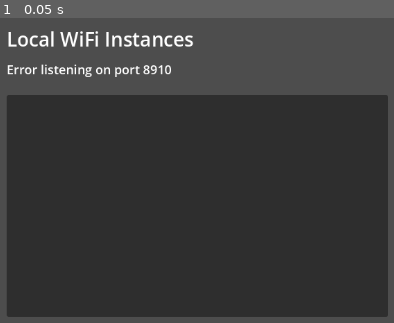
Above: before the commit, frame 1.
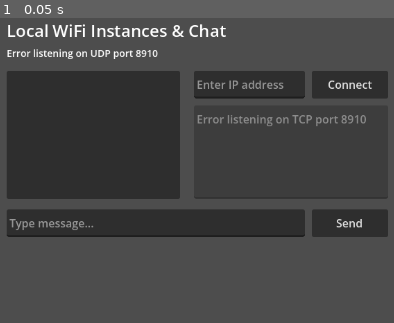
Above: after the commit, the same moment.

Repository: russjohnson09/godot-chess
Game: Godot game, scene res://wifi_scanner.tscn
Two runs of this game, one before a commit and one after it. Both use one fixed random seed, a clock stepped at 60 frames per second and the inputs below. This scene is started directly instead of the project's main scene.
Inputs:
- Up to frame 1 (0.05 s): no input

The runs differ from the first frame. In frame 1, 42% of the frame differs, in the area x 1-99%, y 1-99%.

Commit message:
send receive messages

Diff:
--- a/godot-chess/godot-chess/wifi_scanner.gd
+++ b/godot-chess/godot-chess/wifi_scanner.gd
@@ -2,23 +2,36 @@
 
 @onready var status_label: Label = $StatusLabel
 @onready var peers_list: ItemList = $PeersList
+@onready var ip_input: LineEdit = $IpInput
+@onready var connect_btn: Button = $ConnectButton
+@onready var msg_input: LineEdit = $MessageInput
+@onready var send_btn: Button = $SendButton
+@onready var chat_log: TextEdit = $ChatLog
 
 var udp_server := UDPServer.new()
 var udp_peer := PacketPeerUDP.new()
 var broadcast_timer := Timer.new()
 var active_peers := {} # ip -> timestamp
 
+var tcp_server := TCPServer.new()
+var connected_clients := [] # StreamPeerTCP
+var client_connection := StreamPeerTCP.new()
+var is_client_connected := false
+
 const PORT = 8910
 const BROADCAST_INTERVAL = 2.0
 
 func _ready() -> void:
-	# Listen for peer broadcasts
 	if udp_server.listen(PORT) != OK:
-		status_label.text = "Error listening on port %d" % PORT
+		status_label.text = "Error listening on UDP port %d" % PORT
 	else:
 		status_label.text = "Scanning local WiFi..."
 
-	# Setup periodic broadcasting
+	if tcp_server.listen(PORT) != OK:
+		log_message("Error listening on TCP port %d" % PORT)
+	else:
+		log_message("TCP Server listening on port %d" % PORT)
+
 	broadcast_timer.wait_time = BROADCAST_INTERVAL
 	broadcast_timer.autostart = true
 	broadcast_timer.timeout.connect(_on_broadcast_timeout)
@@ -27,16 +40,20 @@
 	udp_peer.set_broadcast_enabled(true)
 	udp_peer.set_dest_address("255.255.255.255", PORT)
 
+	connect_btn.pressed.connect(_on_connect_pressed)
+	send_btn.pressed.connect(_on_send_pressed)
+	peers_list.item_selected.connect(_on_peer_selected)
+
 func _process(delta: float) -> void:
-	# Poll server for incoming packets
+	# UDP Discovery handling
 	udp_server.poll()
 	while udp_server.is_connection_available():
 		var conn := udp_server.take_connection()
 		var pkt := conn.get_packet()
 		var ip := conn.get_packet_ip()
-		active_peers[ip] = Time.get_ticks_msec()
+		if not _is_local_ip(ip):
+			active_peers[ip] = Time.get_ticks_msec()
 
-	# Cleanup stale peers (> 6 seconds old)
 	var current_time = Time.get_ticks_msec()
 	var stale_ips = []
 	for ip in active_peers:
@@ -45,11 +62,92 @@
 	for ip in stale_ips:
 		active_peers.erase(ip)
 
-	# Update UI list
 	peers_list.clear()
 	for ip in active_peers:
-		peers_list.add_item("Godot Instance at: " + ip)
+		peers_list.add_item(ip)
+
+	# TCP Incoming connections handling
+	if tcp_server.is_connection_available():
+		var new_client = tcp_server.take_connection()
+		connected_clients.append(new_client)
+		log_message("Accepted connection from: " + new_client.get_connected_host())
+
+	# Poll existing incoming TCP clients
+	for i in range(connected_clients.size() - 1, -1, -1):
+		var client = connected_clients[i]
+		client.poll()
+		var status = client.get_status()
+		if status == StreamPeerTCP.STATUS_CONNECTED:
+			var avail = client.get_available_bytes()
+			if avail > 0:
+				var data = client.get_data(avail)
+				if data[0] == OK:
+					var msg = data[1].get_string_from_utf8()
+					log_message("[" + client.get_connected_host() + "]: " + msg)
+		elif status != StreamPeerTCP.STATUS_CONNECTING:
+			connected_clients.remove_at(i)
+
+	# Poll outgoing TCP client connection
+	if is_client_connected:
+		client_connection.poll()
+		var c_status = client_connection.get_status()
+		if c_status == StreamPeerTCP.STATUS_CONNECTED:
+			var avail = client_connection.get_available_bytes()
+			if avail > 0:
+				var data = client_connection.get_data(avail)
+				if data[0] == OK:
+					var msg = data[1].get_string_from_utf8()
+					log_message("[" + client_connection.get_connected_host() + "]: " + msg)
+		elif c_status != StreamPeerTCP.STATUS_CONNECTING:
+			is_client_connected = false
+			log_message("Disconnected from server.")
 
 func _on_broadcast_timeout() -> void:
 	var packet = "GODOT_CHESS_PEER".to_ascii_buffer()
 	udp_peer.put_packet(packet)
+
+func _is_local_ip(ip: String) -> bool:
+	var local_ips = IP.get_local_addresses()
+	return ip in local_ips or ip == "127.0.0.1" or ip == "::1"
+
+func _on_peer_selected(index: int) -> void:
+	var ip = peers_list.get_item_text(index)
+	ip_input.text = ip
+
+func _on_connect_pressed() -> void:
+	var target_ip = ip_input.text.strip_edges()
+	if target_ip == "":
+		return
+	log_message("Connecting to " + target_ip + "...")
+	client_connection.disconnect_from_host()
+	var err = client_connection.connect_to_host(target_ip, PORT)
+	if err != OK:
+		log_message("Failed to connect.")
+		is_client_connected = false
+	else:
+		is_client_connected = true
+
+func _on_send_pressed() -> void:
+	var msg = msg_input.text
+	if msg == "":
+		return
+	var data = msg.to_utf8_buffer()
+	var sent = false
+
+	if is_client_connected and client_connection.get_status() == StreamPeerTCP.STATUS_CONNECTED:
+		client_connection.put_data(data)
+		sent = true
+
+	for client in connected_clients:
+		if client.get_status() == StreamPeerTCP.STATUS_CONNECTED:
+			client.put_data(data)
+			sent = true
+
+	if sent:
+		log_message("[Me]: " + msg)
+		msg_input.text = ""
+	else:
+		log_message("No active connection to send message.")
+
+func log_message(text: String) -> void:
+	chat_log.text += text + "\n"
--- a/godot-chess/godot-chess/wifi_scanner.tscn
+++ b/godot-chess/godot-chess/wifi_scanner.tscn
@@ -7,23 +7,58 @@
 
 [node name="TitleLabel" type="Label" parent="."]
 offset_left = 50.0
-offset_top = 30.0
+offset_top = 20.0
 offset_right = 450.0
-offset_bottom = 70.0
-theme_override_font_sizes/font_size = 28
-text = "Local WiFi Instances"
+offset_bottom = 50.0
+theme_override_font_sizes/font_size = 24
+text = "Local WiFi Instances & Chat"
 
 [node name="StatusLabel" type="Label" parent="."]
 offset_left = 50.0
-offset_top = 80.0
+offset_top = 60.0
 offset_right = 500.0
-offset_bottom = 110.0
-theme_override_font_sizes/font_size = 18
+offset_bottom = 85.0
+theme_override_font_sizes/font_size = 14
 text = "Initializing..."
 
 [node name="PeersList" type="ItemList" parent="."]
 offset_left = 50.0
-offset_top = 130.0
+offset_top = 95.0
+offset_right = 300.0
+offset_bottom = 280.0
+theme_override_font_sizes/font_size = 16
+
+[node name="IpInput" type="LineEdit" parent="."]
+offset_left = 320.0
+offset_top = 95.0
+offset_right = 480.0
+offset_bottom = 135.0
+placeholder_text = "Enter IP address"
+
+[node name="ConnectButton" type="Button" parent="."]
+offset_left = 490.0
+offset_top = 95.0
 offset_right = 600.0
-offset_bottom = 450.0
-theme_override_font_sizes/font_size = 18
+offset_bottom = 135.0
+text = "Connect"
+
+[node name="ChatLog" type="TextEdit" parent="."]
+offset_left = 320.0
+offset_top = 145.0
+offset_right = 600.0
+offset_bottom = 280.0
+editable = false
+
+[node name="MessageInput" type="LineEdit" parent="."]
+offset_left = 50.0
+offset_top = 295.0
+offset_right = 480.0
+offset_bottom = 335.0
+placeholder_text = "Type message..."
+
+[node name="SendButton" type="Button" parent="."]
+offset_left = 490.0
+offset_top = 295.0
+offset_right = 600.0
+offset_bottom = 335.0
+text = "Send"
